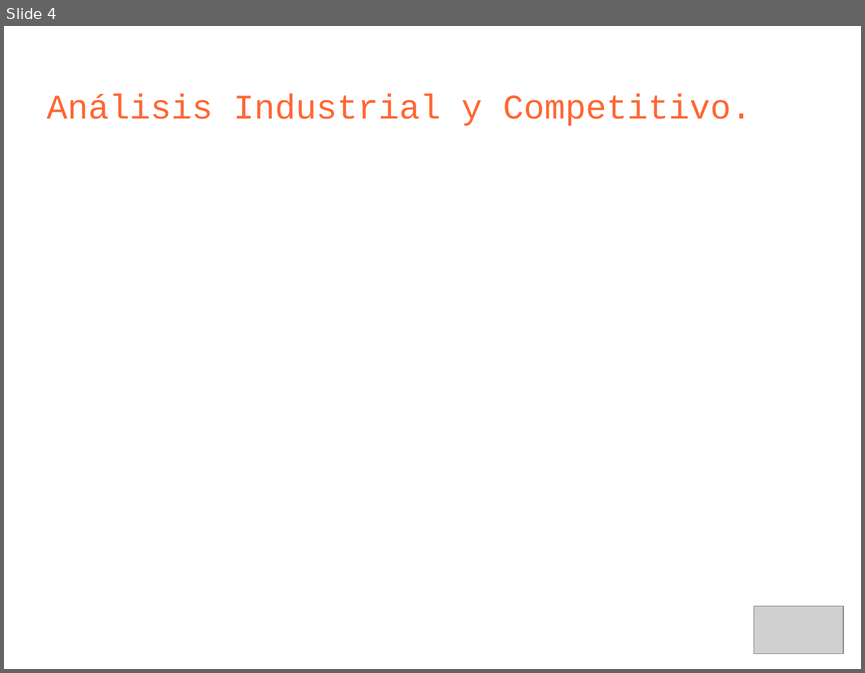
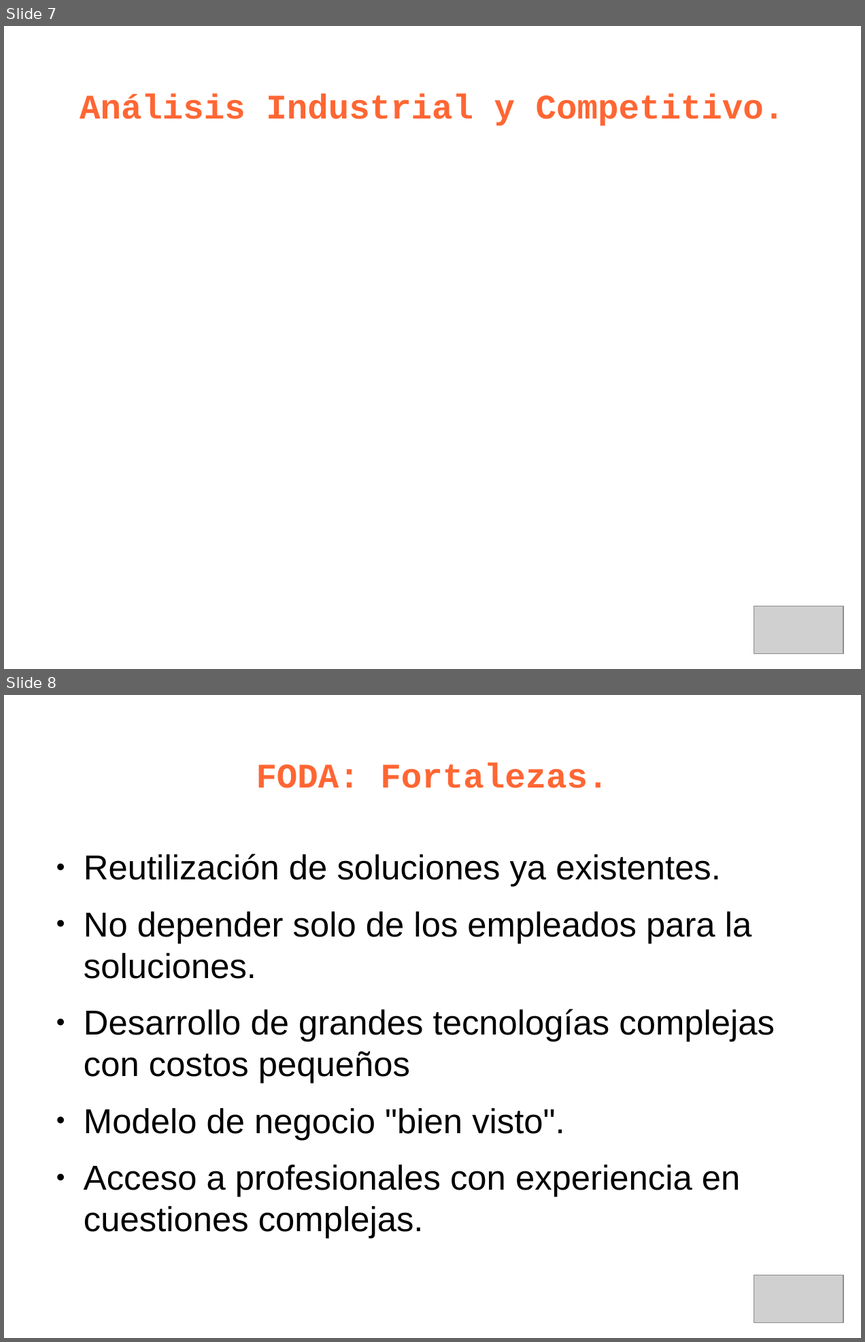
Before and after one commit to leliel12/jbc-utn, a slide deck: 5to/ger_est/kenya_p.odp. Shown one above the other, each under a label of ours: slide 4 before the commit, slides 7 and 8 after it. The pictures are 865x673 and 865x1342 pixels, drawn with LibreOffice and Linux fonts; fonts in the diff are those of the drawing; grey boxes stand for pictures. Boxes give left, top, right and bottom in pixels: in the first picture for what was removed or moved away, otherwise in the second. Text is boxed around its words. In the diff, an @@ line names an element or a change of style, - is before the commit and + after.

```diff
--- a/5to/ger_est/kenya_p.odp
+++ b/5to/ger_est/kenya_p.odp
@@ slide 8 added at (x1=4, y1=695, x2=861, y2=1338), background #FFFFFF @@
@@ title added at (x1=256, y1=763, x2=608, y2=788), 32 pt, text #FF6633, bold @@
+FODA: Fortalezas.
@@ text added at (x1=84, y1=853, x2=774, y2=1238), 32 pt, text #000000 @@
+● Reutilización de soluciones ya existentes.
+● No depender solo de los empleados para la soluciones.
+● Desarrollo de grandes tecnologías complejas con costos pequeños
+● Modelo de negocio "bien visto".
+● Acceso a profesionales con experiencia en cuestiones complejas.
@@ picture added at (x1=754, y1=1275, x2=844, y2=1323) @@
@@ what was slide 4 is now slide 7 @@
@@ slide 7 changed as well @@
@@ title "Análisis Industrial y Competitivo." at (x1=79, y1=94, x2=785, y2=126): bold on; alignment left to centre @@
```
Also in this commit, not shown: 3 other slides changed, 12 other slides added, 2 slides removed, 3 other files.
